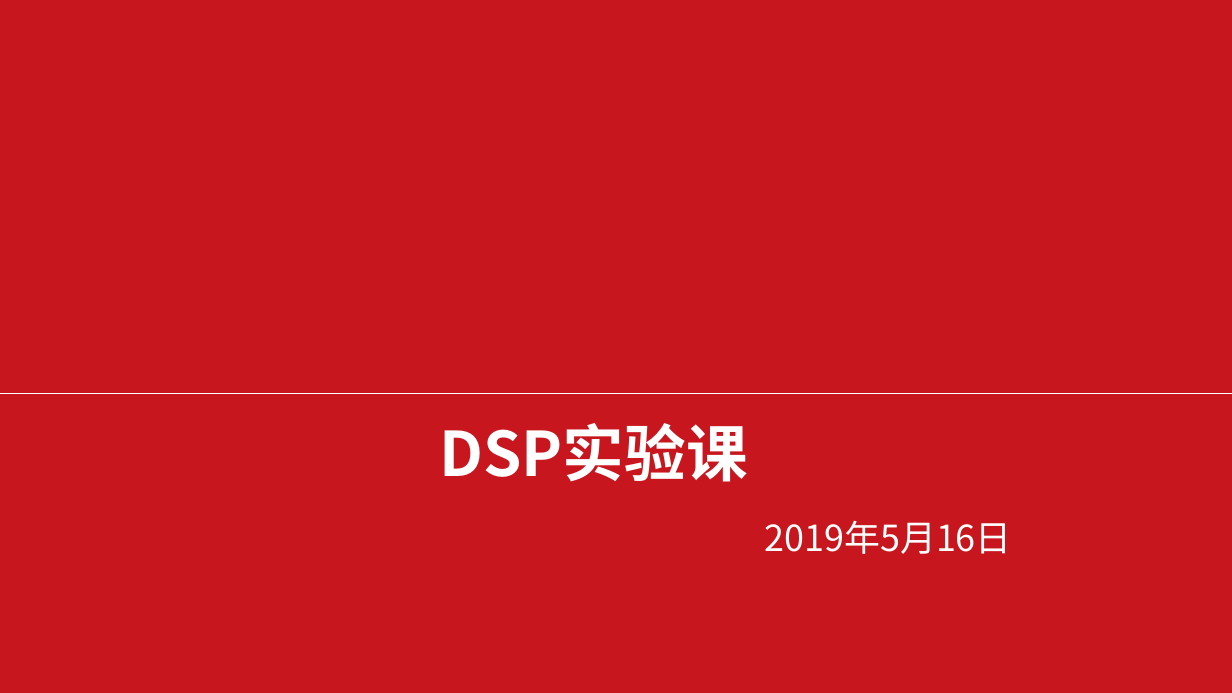
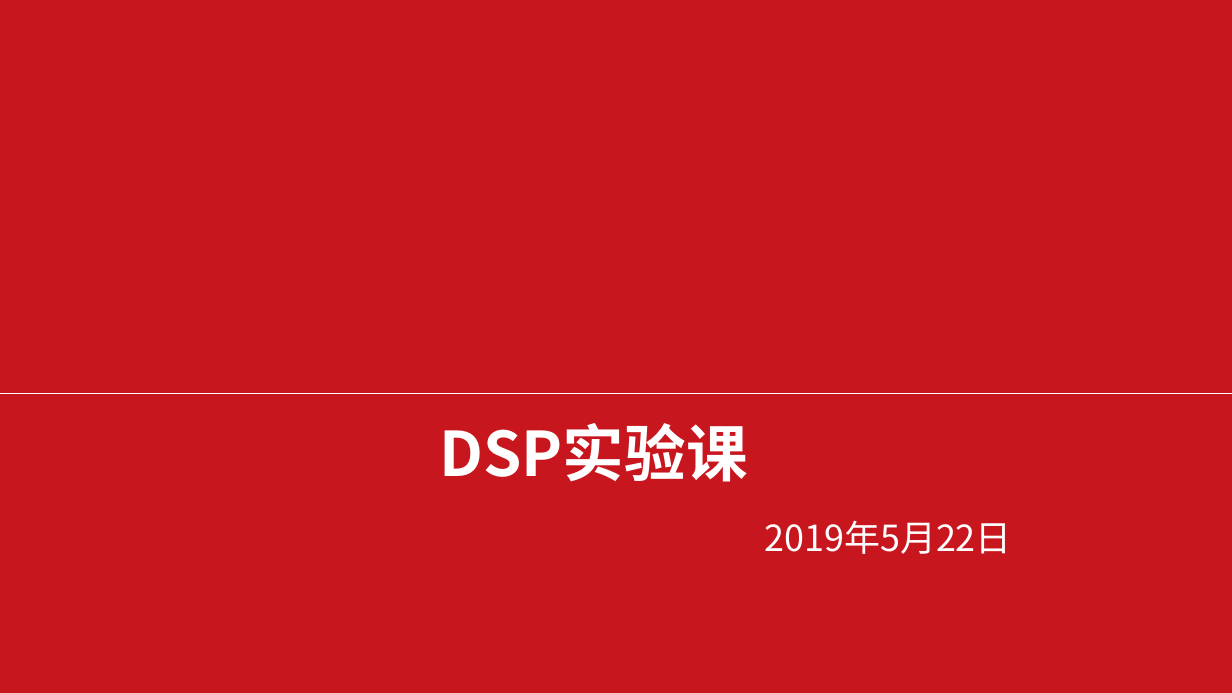
Before and after one commit to kangzhiheng/TMS320C6748, a slide deck: slide 1 of DSP实验课_实验三.pptx. Drawn at 1232x693 pixels with LibreOffice and Linux fonts; fonts in the diff are those of the drawing; background and template pictures are left out. Boxes give left, top, right and bottom in pixels: in the first picture for what was removed or moved away, otherwise in the second. Text is boxed around its words. In the diff, an @@ line names an element or a change of style, - is before the commit and + after.

Commit message:
修改实验三内容

```diff
--- a/DSP实验课_实验三.pptx
+++ b/DSP实验课_实验三.pptx
@@ subtitle at (x1=765, y1=520, x2=1012, y2=554): text changed @@
-▪ 2019年5月16日
+▪ 2019年5月22日
```
Also in this commit, not shown: 3 other slides changed, 1 other file.
